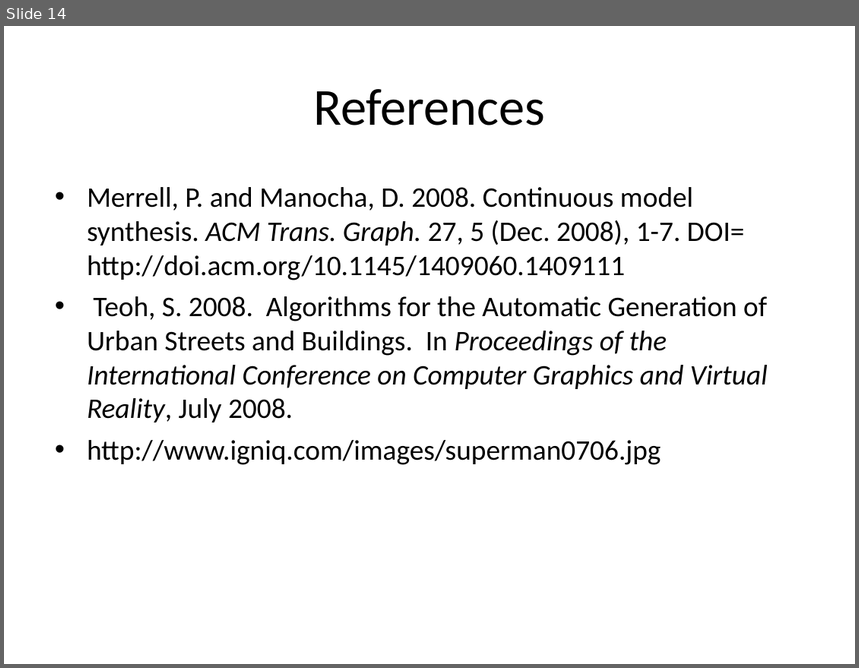
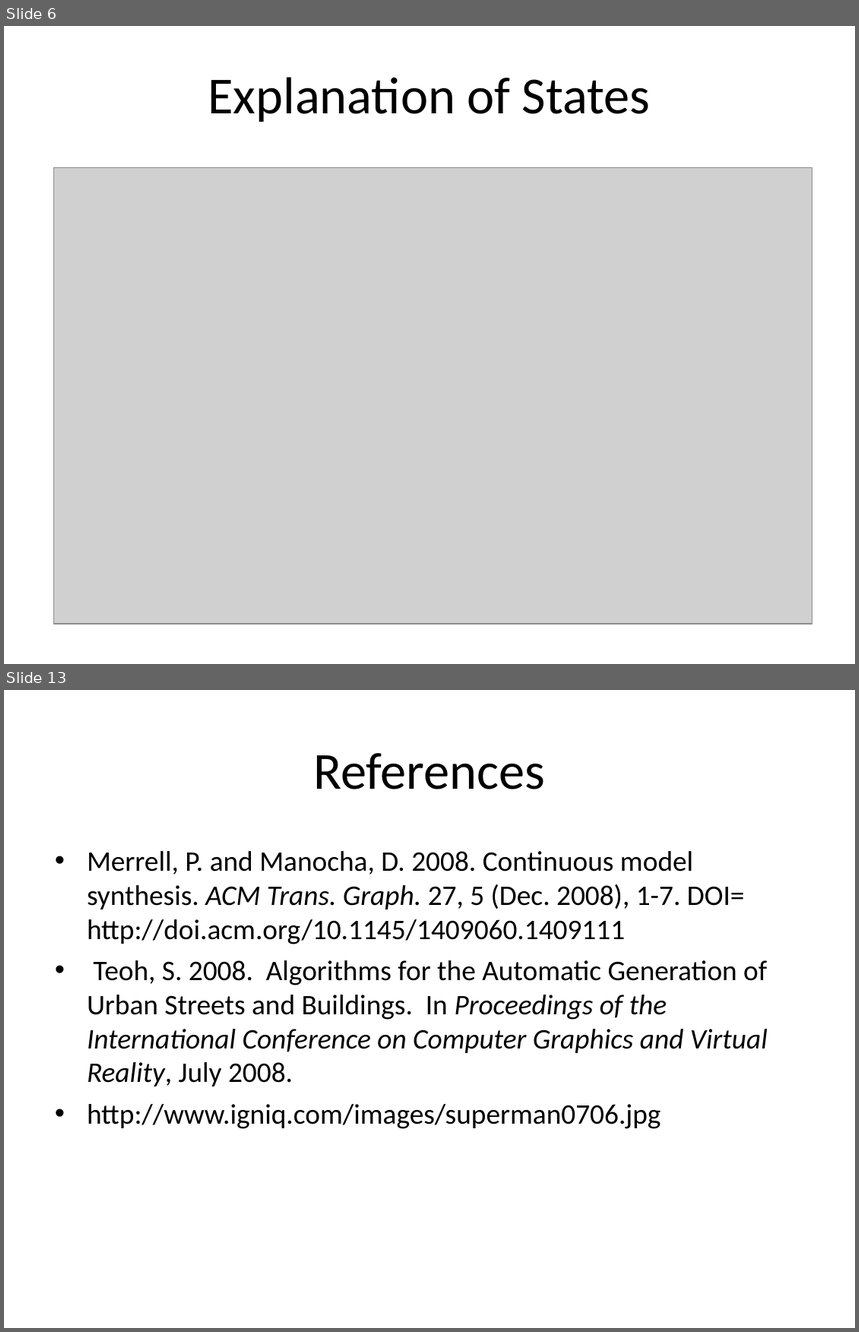
Before and after one commit to reinebold/cs580CMS, a slide deck: Documents/Creating a Procedural City.ppt. Shown one above the other, each under a label of ours: slide 14 before the commit, slides 6 and 13 after it; the slides between them are not shown. The pictures are 859x668 and 859x1332 pixels, drawn with LibreOffice and Linux fonts; fonts in the diff are those of the drawing; grey boxes stand for pictures. Boxes give left, top, right and bottom in pixels: in the first picture for what was removed or moved away, otherwise in the second. Text is boxed around its words. In the diff, an @@ line names an element or a change of style, - is before the commit and + after.

```diff
--- a/Documents/Creating a Procedural City.ppt
+++ b/Documents/Creating a Procedural City.ppt
@@ slide 6 added at [4, 26, 855, 664], background #FFFFFF @@
@@ title added at [208, 77, 651, 122], 44 pt, text #000000 @@
+Explanation of States
@@ picture added at [53, 168, 813, 624] @@
@@ what was slide 14 is now slide 13 @@
```
Also in this commit, not shown: 9 slides changed, 4 other slides added, 4 slides removed, 1 other file.
